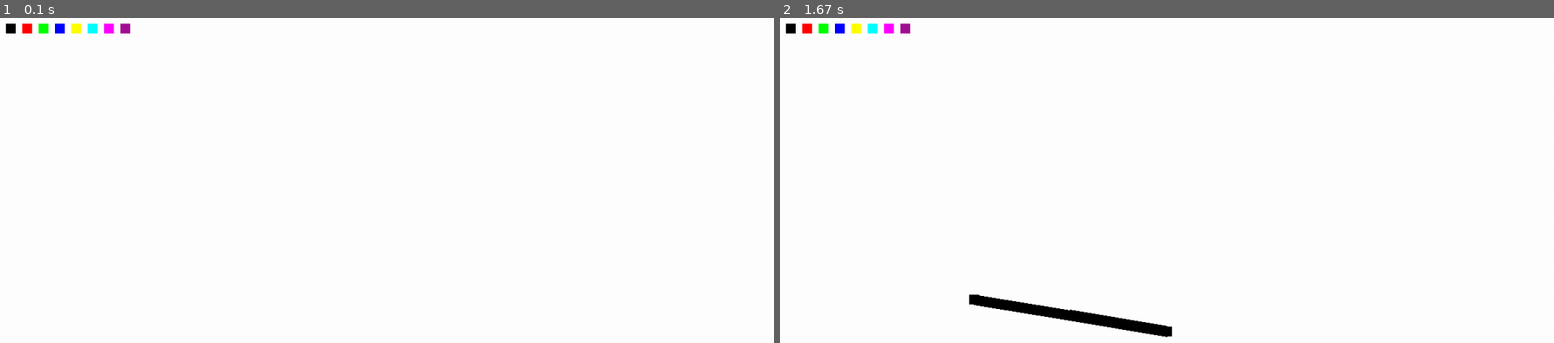
Above: before the commit, frames 1-2 (left to right).
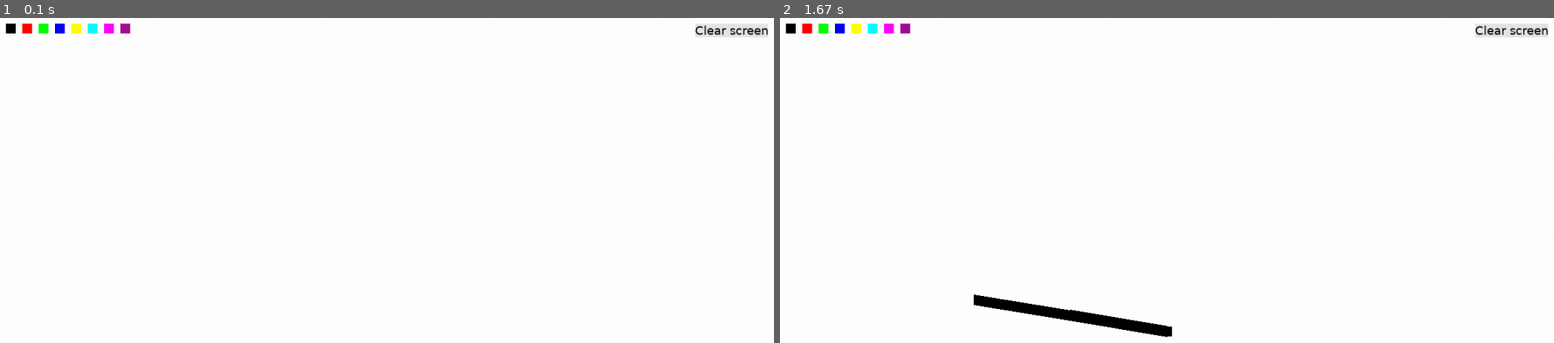
Above: after the commit, the same moments.

Repository: simplycode07/Paint-app-with-pygame
Game: pygame game, started from main.py
The game is run twice, just before and just after one commit, with the same random seed, the same clock (stepped at 60 frames per second) and the same inputs.
Inputs (mouse positions are in pixels of both pictures, inside the frame that each line leads up to):
- Up to frame 1 (0.1 s): no input
- Up to frame 2 (1.67 s): press the mouse at (1167, 330) at 0.37 s; move the mouse to (1066, 313) at 0.47 s; release the mouse at (973, 300) at 0.6 s

The runs differ from the first frame. In frame 1, 0.4% of the frame differs, in the area x 89-100%, y 1-6%; in frame 2, 0.4%, in the area x 24-100%, y 1-89%.

Commit message:
erasing and clear screen works

Diff:
--- a/main.py
+++ b/main.py
@@ -1,5 +1,5 @@
 import pygame
-from src import settings, tools, colors
+from src import settings, canvas, colors
 from src.ui import UI
 
 pygame.init()
@@ -7,8 +7,8 @@
 display = pygame.display.set_mode(settings.resolution)
 pygame.display.set_caption("brr")
 
-pen = tools.Pen(colors["black"], 15)
-ui = UI()
+pen = canvas.Pen(colors["black"], 15)
+ui = UI([pen])
 
 running = True
 current_tool = None
@@ -23,23 +23,29 @@
 
         mouse_state = pygame.mouse.get_pressed()
 
-        if mouse_state == (1, 0, 0):
+        if mouse_state[0] ^ mouse_state[2]:
             pos = list(pygame.mouse.get_pos())
+
+            # if click is in drawing area
             if pos[1] > settings.ui_height:
                 # because the surface starts from (0, ui_height) and the mouse input is with respect to origin of display
                 pos[1] -= settings.ui_height
+                pen.add(pos)
 
-                # adds position to input drawing buffer
-                pen.add(pos)
             else:
-                pen.color, current_tool = ui.onclick(pos, pen.color, current_tool)
+                pen.color, current_tool = ui.check_input(pos, pen.color, current_tool, canvas)
+
+        if mouse_state == (1, 0, 0):
+            display.blit(pen.refresh(), (0, settings.ui_height))
+
+        if mouse_state == (0, 0, 1):
+            display.blit(pen.refresh(colors["white"]), (0, settings.ui_height))
+
 
         # clear input drawing buffer when mouse released
         if mouse_state == (0, 0, 0):
             pen.positions = []
 
-    canvas = pen.refresh()
-    display.blit(canvas, (0, settings.ui_height))
     pygame.display.update()
 
 pygame.quit()
--- a/src/tools.py
+++ b/src/canvas.py
@@ -2,9 +2,11 @@
 from . import settings, colors
 from math import atan, sin, pi, sqrt, modf
 
+drawing_area = pygame.Surface((settings.resolution[0], settings.resolution[1] - settings.ui_height))
+drawing_area.fill(colors["white"])
 
-canvas = pygame.Surface((settings.resolution[0], settings.resolution[1] - settings.ui_height))
-canvas.fill(colors["white"])
+def clear():
+    drawing_area.fill(colors["white"])
 
 class Pen:
     def __init__(self, color, size) -> None:
@@ -16,12 +18,14 @@
         self.positions.append(pos)
         print(self.positions)
 
-    def refresh(self):
+    def refresh(self, color_to_use=None):
+        if not color_to_use: color_to_use = self.color
+
         if len(self.positions) == 1:
             rect_x = self.positions[0][0] - self.size//2
             rect_y = self.positions[0][1] - self.size//2
 
-            pygame.draw.rect(canvas, self.color, pygame.Rect(rect_x, rect_y, self.size, self.size))
+            pygame.draw.rect(drawing_area, color_to_use, pygame.Rect(rect_x, rect_y, self.size, self.size))
 
         while len(self.positions) > 1:
             dy = self.positions[0][1] - self.positions[1][1]
@@ -30,18 +34,22 @@
             if abs(dx) > self.size/2 or abs(dy) > self.size/2:
                 angle = atan(dy/dx) if dx else 0
                 # i wanted the size to vary between 1 and √2 from 0° to 45°
-                # i need a better method for this
+                # i need a better method for this, lerp maybe?
                 adjusted_size = self.size * (1 + abs((sqrt(2)-1) * sin(2.0*angle)))
 
-                pygame.draw.line(canvas, self.color, self.positions[0], self.positions[1], int(adjusted_size))
+                pygame.draw.line(drawing_area, color_to_use, self.positions[0], self.positions[1], int(adjusted_size))
 
             # this is to remove noise like texture in small lines
             else:
                 rect_x = self.positions[0][0] - self.size//2
                 rect_y = self.positions[0][1] - self.size//2
-                pygame.draw.rect(canvas, self.color, pygame.Rect(rect_x, rect_y, self.size, self.size))
+                pygame.draw.rect(drawing_area, color_to_use, pygame.Rect(rect_x, rect_y, self.size, self.size))
 
             self.positions.pop(0)
 
 
-        return canvas
+        return drawing_area
+
+class Square:
+    def __init__(self, color) -> None:
+        self.color = color
--- a/src/settings.py
+++ b/src/settings.py
@@ -1,7 +1,11 @@
 
 resolution = (1200, 850)
-ui_height = 35
+ui_height = 60
 ui_start = 10
 
 small_butt_size = 15
 small_butt_gap = 10
+
+large_butt_width = 15
+large_butt_height = 15
+large_butt_gap = 10
--- a/src/ui.py
+++ b/src/ui.py
@@ -2,33 +2,74 @@
 import os
 from . import colors, settings
 
-# if os.name == 'posix':
-#     font = pygame.font.Font("/usr/share/fonts/truetype/dejavu/DejaVuSans.ttf", 18)
-# else:
-#     font = pygame.font.Font("C://Windows//Fonts//Arial.ttf", 18)
+pygame.init()
+if os.name == 'posix':
+    font = pygame.font.Font("/usr/share/fonts/truetype/dejavu/DejaVuSans.ttf", 18)
+else:
+    font = pygame.font.Font("C://Windows//Fonts//Arial.ttf", 18)
 
 class UI:
-    def __init__(self):
-        self.canvas = pygame.Surface((settings.resolution[1], settings.ui_height))
+    def __init__(self, tools):
+        # canvas is the surface where the ui will be drawn to when draw() is called
+        self.canvas = pygame.Surface((settings.resolution[0], settings.ui_height))
+        self.clear()
+
+        self.clear_button_text = font.render("Clear screen", True, colors["black"], (230, 230, 230))
+        self.clear_button_rect = self.clear_button_text.get_rect()
+        self.clear_button_rect.topright = (settings.resolution[0] - (settings.large_butt_gap), 10)
+
+        # self.clear_button_rect = pygame.Rect(1000, 10, 40, 30)
+
+        # this will store all the colors
+        self.color_buttons = []
+        for i in range(len(colors)):
+            start_x = (settings.small_butt_size + settings.small_butt_gap)*i
+            start_y = settings.ui_start
+            button_rect = pygame.Rect(start_x, start_y, settings.small_butt_size, settings.small_butt_size)
+
+            self.color_buttons.append(ColorButton([*colors.values()][i], button_rect))
+
+        self.tool_buttons_rect = []
+        for i in range(len(tools)):
+            start_x = (settings.small_butt_size + settings.small_butt_gap) * (i+1)
+            start_y = settings.ui_start + settings.small_butt_size + settings.small_butt_gap
+            button_rect = pygame.Rect(start_x, start_y, settings.small_butt_size, settings.small_butt_size)
+
+            self.tool_buttons_rect.append(button_rect)
+
+        # self.clear_button_rect = pygame.Rect(settings.resolution[0] - (settings.large_butt_width + settings.large_butt_gap), settings.ui_start, settings.large_butt_width, settings.large_butt_height)
+
+
+    def clear(self):
+        print("clearing")
         self.canvas.fill(colors["white"])
 
-        self.color_buttons_rect = []
-        for i in range(len(colors)):
-            # create rect for buttons with gaps and size defined in settings.py
-            button_rect = pygame.Rect((settings.small_butt_size + settings.small_butt_gap)*i, settings.ui_start, settings.small_butt_size, settings.small_butt_size)
-            self.color_buttons_rect.append(button_rect)
+    # check input
+    def check_input(self, pos, color, tool, canvas):
+        for button in self.color_buttons:
+            if button.rect.collidepoint(pos):
+                return (button.color, tool)
 
-    def onclick(self, pos, color, tool):
-        for i in range(len(self.color_buttons_rect)):
-            if self.color_buttons_rect[i].collidepoint(pos):
-                return ([*colors.values()][i], tool)
+        if self.clear_button_rect.collidepoint(pos):
+            self.clear()
+            self.draw()
+            canvas.clear()
 
         return (color, tool)
         # return (color, tool_id)
 
     def draw(self, current_tool=None):
-        for i in range(len(self.color_buttons_rect)):
-            print(f"drawing {self.color_buttons_rect[i].x}")
-            pygame.draw.rect(self.canvas, [*colors.values()][i], self.color_buttons_rect[i])
+
+        for button in self.color_buttons:
+            print(f"drawing {button.rect.x}")
+            pygame.draw.rect(self.canvas, button.color, button.rect)
+
+        self.canvas.blit(self.clear_button_text, self.clear_button_rect)
 
         return self.canvas
+
+
+class ColorButton:
+    def __init__(self, color, rect):
+        self.color = color
+        self.rect = rect
